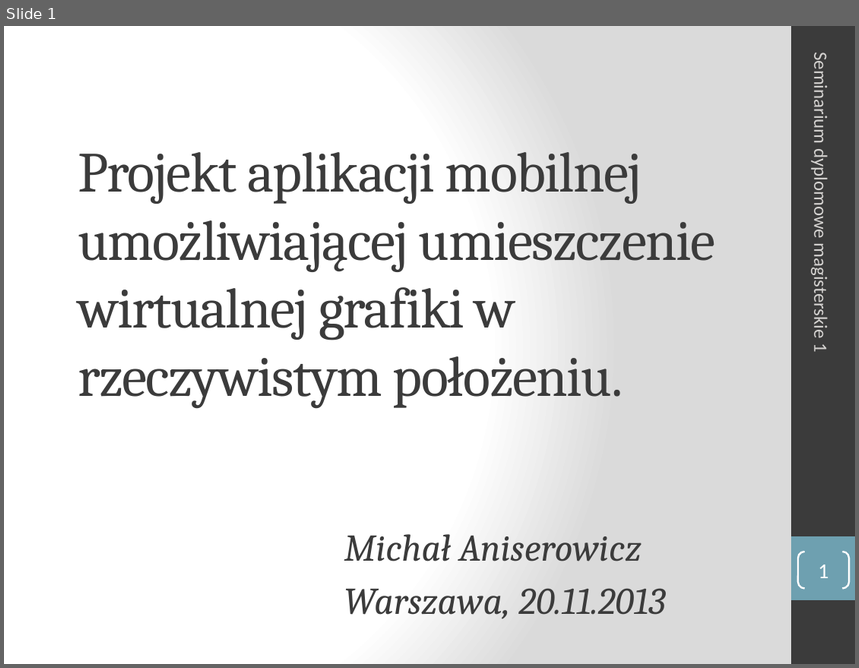
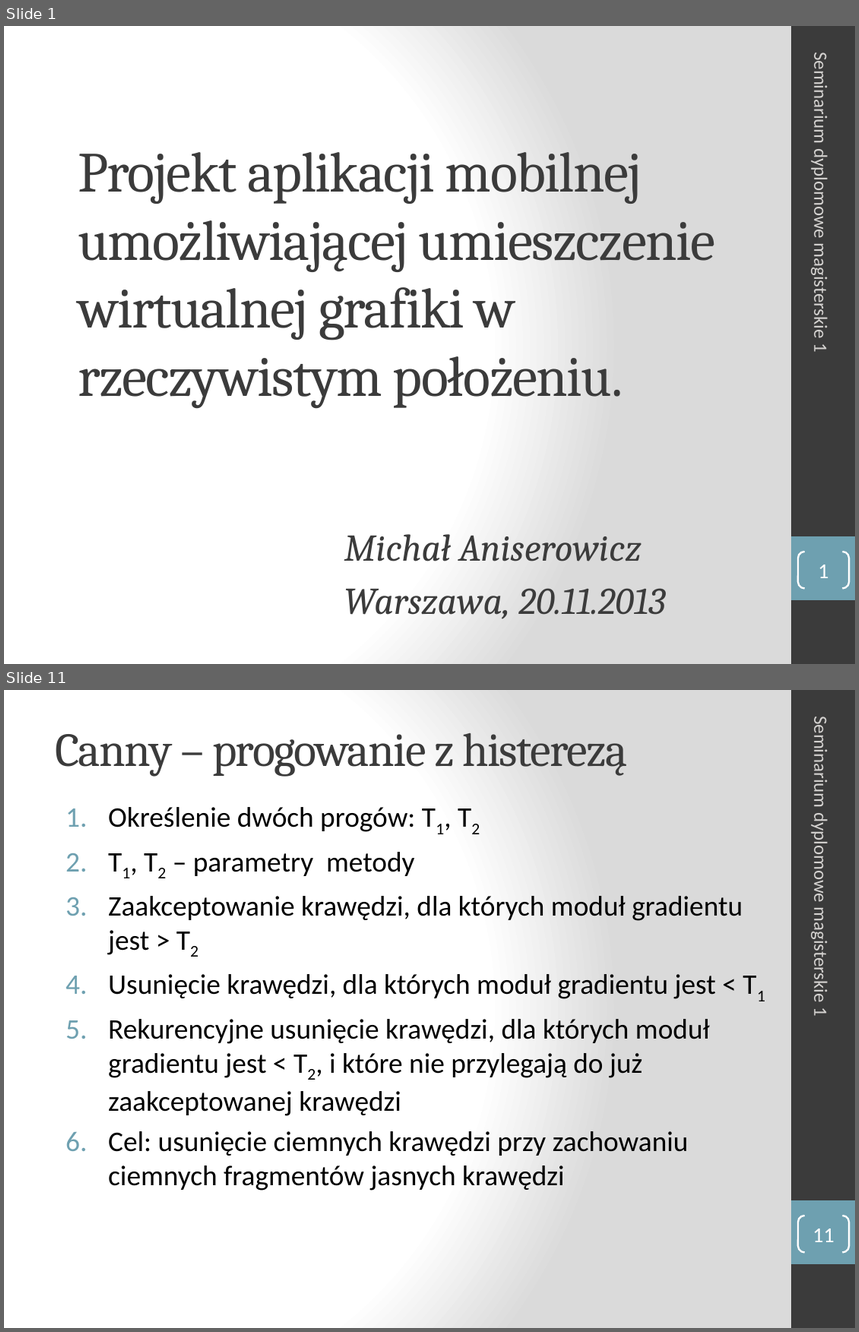
Before and after one commit to turekj/msc, a slide deck: Placeholder/seminar1/prezentacja/sdm1_Aniserowicz_Michal.pptx. Shown one above the other, each under a label of ours: slide 1 before the commit, slides 1 and 11 after it; the slides between them are not shown. The pictures are 859x668 and 859x1332 pixels, drawn with LibreOffice and Linux fonts; fonts in the diff are those of the drawing. Boxes give left, top, right and bottom in pixels: in the first picture for what was removed or moved away, otherwise in the second. Text is boxed around its words. In the diff, an @@ line names an element or a change of style, - is before the commit and + after.

Commit message:
Added Canny algorithm description to seminar presentation

```diff
--- a/Placeholder/seminar1/prezentacja/sdm1_Aniserowicz_Michal.pptx
+++ b/Placeholder/seminar1/prezentacja/sdm1_Aniserowicz_Michal.pptx
@@ slide 11 added at [4, 690, 855, 1328], background gradient #FFFFFF to #DADADA; not listed: 2 template elements that a slide beside it also shows @@
@@ title added at [55, 733, 628, 777], 40 pt, text #3B3B3B @@
+Canny – progowanie z histerezą
@@ text added at [810, 725, 832, 1016], 16 pt, text #D4D2D0 @@
+Seminarium dyplomowe magisterskie 1
@@ text added at [108, 807, 743, 1191], 24 pt, text #000000 @@
+1. Określenie dwóch progów: T1, T2
+2. T1, T2 – parametry metody
+3. Zaakceptowanie krawędzi, dla których moduł gradientu jest > T2
+4. Usunięcie krawędzi, dla których moduł gradientu jest < T1
+5. Rekurencyjne usunięcie krawędzi, dla których moduł gradientu jest < T2, i które nie przylegają do już zaakceptowanej krawędzi
+6. Cel: usunięcie ciemnych krawędzi przy zachowaniu ciemnych fragmentów jasnych krawędzi
@@ page number added at [798, 1216, 849, 1252], outline #FFFFFF 1.5 pt, 18 pt, text #FFFFFF @@
+11
```
Also in this commit, not shown: 3 slides changed, 9 other slides added, 3 slides removed, 14 other files.
